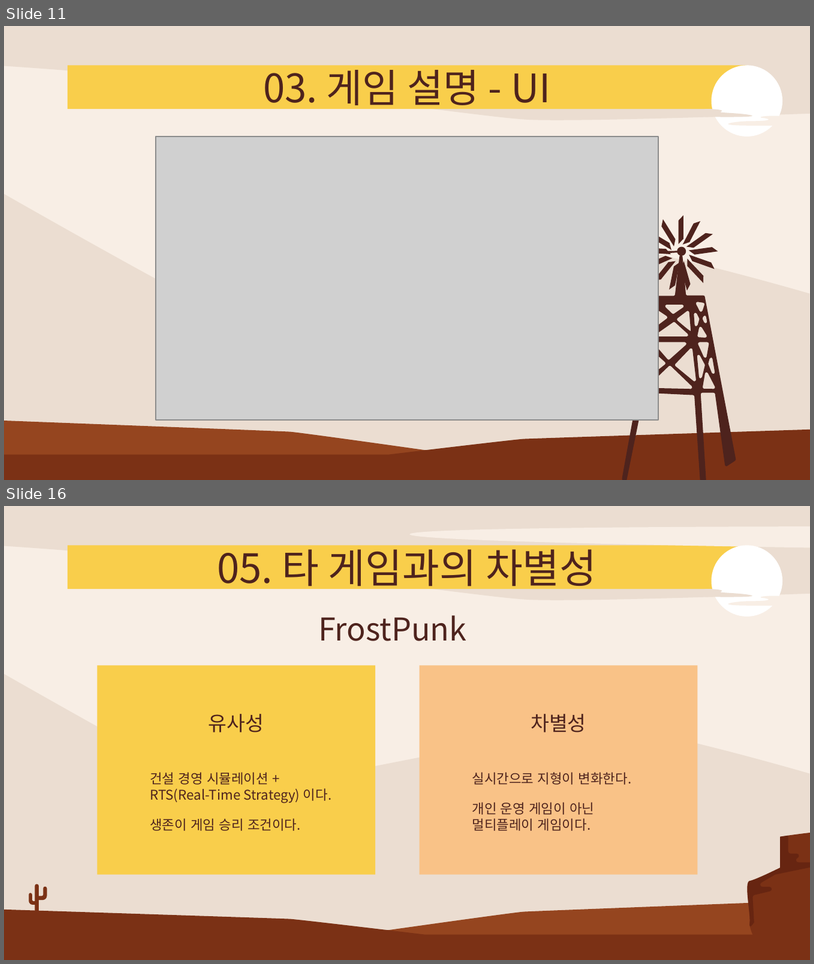
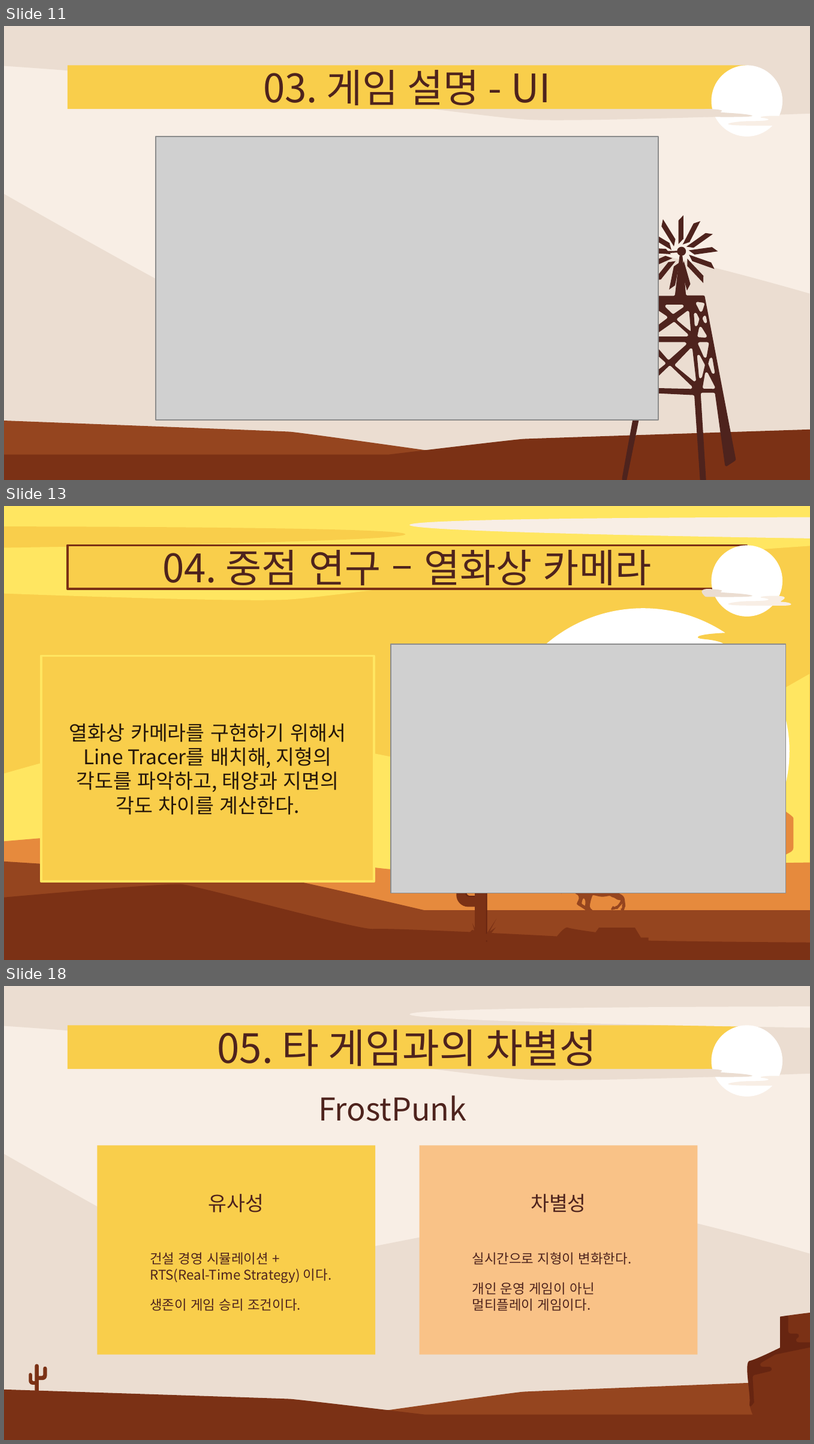
Before and after one commit to kkh3a4a/Survil_project, a slide deck: 기획/졸작제안서-2.pptx. Shown one above the other, each under a label of ours: slides 11 and 16 before the commit, slides 11, 13 and 18 after it; the slides between them are not shown. The pictures are 814x964 and 814x1444 pixels, drawn with LibreOffice and Linux fonts; fonts in the diff are those of the drawing; grey boxes stand for pictures. Boxes give left, top, right and bottom in pixels: in the first picture for what was removed or moved away, otherwise in the second. Text is boxed around its words. In the diff, an @@ line names an element or a change of style, - is before the commit and + after.

```diff
--- a/기획/졸작제안서-2.pptx
+++ b/기획/졸작제안서-2.pptx
@@ slide 13 added at box(4, 506, 810, 960), background #F9CE4B @@
@@ freeform shape added at box(4, 506, 810, 600), fill #FFE661 @@
@@ freeform shape added at box(407, 517, 810, 538), fill #F8EEE5 @@
@@ freeform shape added at box(4, 526, 408, 547), fill #F9CE4B @@
@@ title added at box(162, 544, 651, 590), 35 pt, text #4E231D @@
+04. 중점 연구 – 열화상 카메라
@@ freeform shape added at box(712, 546, 783, 616), fill #FFFFFF @@
@@ freeform shape added at box(696, 589, 756, 597), fill #EBDDD1 @@
@@ freeform shape added at box(707, 595, 797, 605), fill #F8EEE5 @@
@@ freeform shape added at box(497, 609, 789, 894), fill #FFFFFF @@
@@ picture added at box(391, 644, 786, 892) @@
@@ freeform shape added at box(522, 633, 810, 664), fill #F9CE4B @@
@@ rectangle added at box(41, 656, 374, 881), fill #F9CE4B, outline #FFE661 2 pt @@
@@ freeform shape added at box(4, 674, 810, 959), fill #FFE661 @@
@@ freeform shape added at box(654, 702, 794, 891), fill #E68A3D @@
@@ text added at box(69, 723, 346, 814), 18 pt, text #26170A @@
+열화상 카메라를 구현하기 위해서 Line Tracer를 배치해, 지형의 각도를 파악하고, 태양과 지면의 각도 차이를 계산한다.
@@ freeform shape added at box(4, 831, 810, 959), fill #E68A3D @@
@@ freeform shape added at box(4, 861, 810, 959), fill #95451F @@
@@ freeform shape added at box(553, 861, 641, 917), fill #95451F @@
@@ freeform shape added at box(4, 884, 810, 960), fill #7B3115 @@
@@ group added at box(456, 843, 513, 942): 8 freeform shapes @@
@@ what was slide 16 is now slide 18 @@
```
Also in this commit, not shown: 6 slides changed, 1 other slide added.
